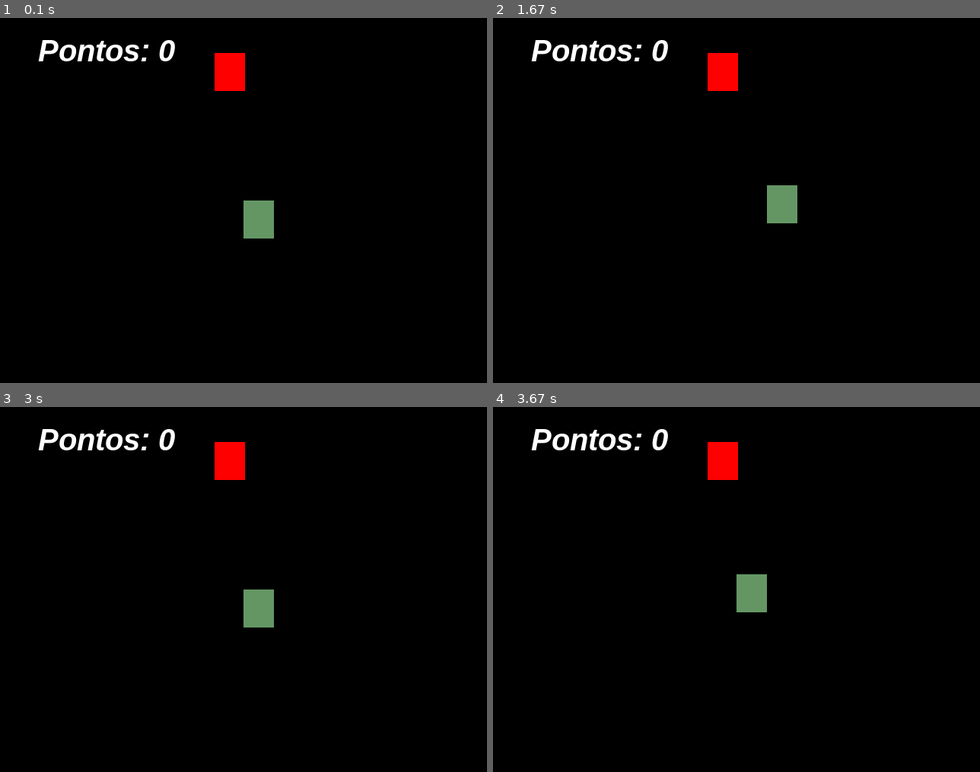
Above: before the commit, frames 1-4 (two rows, left to right).
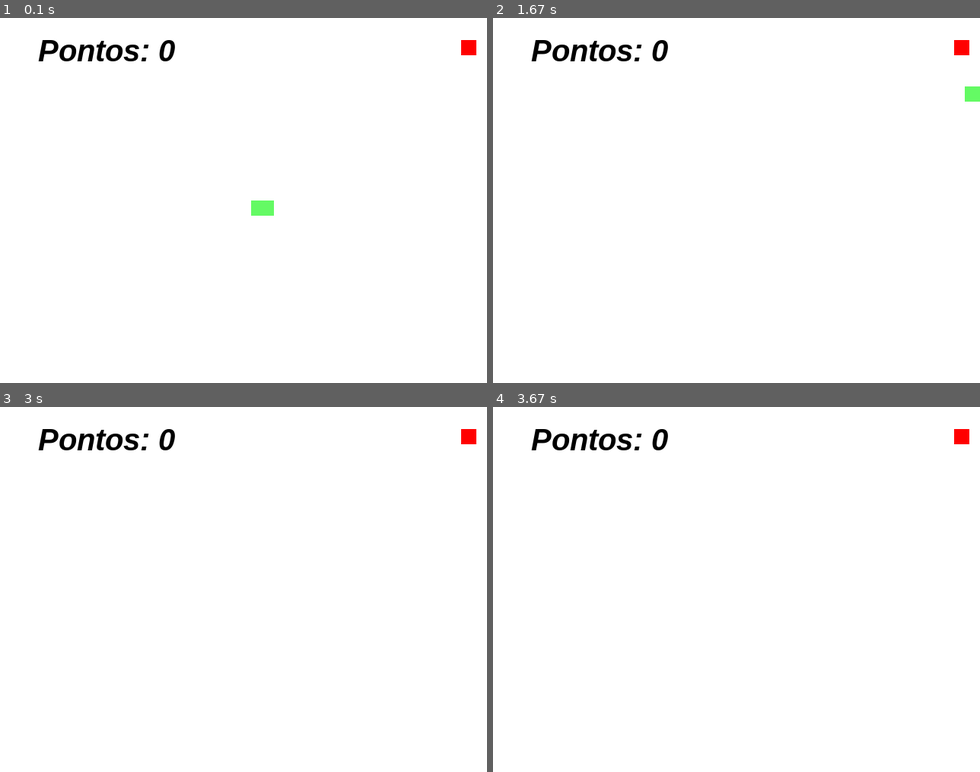
Above: after the commit, the same moments.

Repository: VitorSchneider03/Pyton
Game: pygame game, started from 28pyGame.py
Same seed, same stepped clock (60 frames per second), same inputs: the game is played once before the commit and once after it.
Inputs:
- Up to frame 1 (0.1 s): no input
- Up to frame 2 (1.67 s): hold D 0.33-0.8 s; hold W 0.83-1.3 s; hold D from 1.33 s (still down)
- Up to frame 3 (3 s): release D at 1.8 s; hold A 1.83-2.37 s; hold S 2.4-2.7 s; hold A from 2.73 s (still down)
- Up to frame 4 (3.67 s): release A at 3.13 s; hold W 3.17-3.53 s

The runs differ from the first frame. In frame 1, 100% of the frame differs, in the area x 0-100%, y 0-100%; in frame 2, 100%; in frame 3, 100%; in frame 4, 100%.

Commit message:
PyGame- jogo da cobrinha

Diff:
--- a/28pyGame.py
+++ b/28pyGame.py
@@ -5,67 +5,99 @@
 
 pygame.init()
 
+pygame.mixer.music.set_volume(0.2)
 musica_de_fundo = pygame.mixer.music.load('Arquivos/8BitWalk.mp3')
 pygame.mixer.music.play(-1)
+
 colisao_sound = pygame.mixer.Sound('Arquivos/point.wav')
 
 largura = 640
 altura = 480
-x = largura/2
-y = altura/2
 
-x_boot = randint(0, 600)
-y_boot = randint(0, 430)
+x_cobra = int(largura/2)
+y_cobra = int(altura/2)
+velocidade = 10
+x_controle = velocidade
+y_controle = 0
 
+x_maca = randint(0, 620)
+y_maca = randint(0, 450)
+
+pontos = 0
 fonte = pygame.font.SysFont('arial', 40, True, True)
-pontos = 0
-
-relogio = pygame.time.Clock()
 
 tela = pygame.display.set_mode((largura, altura))
 pygame.display.set_caption('Game')
+relogio = pygame.time.Clock()
+lista_cobra = []
+comprimento_inicial = 5
+
+def aumenta_cobra(lista_cobra):
+    for XeY in lista_cobra:
+        #XeY = [x, y]
+        #XeY[0] = x
+        #XeY[1] = y
+
+        pygame.draw.rect(tela, (100, 250, 100), (XeY[0], XeY[1], 20, 20))
+
 while True:
-    relogio.tick(300)
+    relogio.tick(30)
+    tela.fill((255, 255, 255))
+
     mensagem = f'Pontos: {pontos}'
-    texto_formatado = fonte.render(mensagem, True, (255, 255, 255))
+    texto_formatado = fonte.render(mensagem, True, (0, 0, 0))
+
     for event in pygame.event.get():
-        tela.fill((0, 0, 0))
         if event.type == QUIT:
             pygame.quit()
             exit()
-        '''
+
         if event.type == KEYDOWN:
             if event.key == K_a:
-                x -= 20
+                if x_controle == velocidade:
+                    pass
+                else:
+                    x_controle = -velocidade
+                    y_controle = 0
             if event.key == K_w:
-                y -= 20
+                if y_controle == velocidade:
+                    pass
+                else:
+                    y_controle = -velocidade
+                    x_controle = 0
             if event.key == K_d:
-                x += 20
+                if x_controle == -velocidade:
+                    pass
+                else:
+                    x_controle = velocidade
+                    y_controle = 0
             if event.key == K_s:
-                y += 20
-        '''
-        if pygame.key.get_pressed()[K_a]:
-            if x >= 10:
-                x -= 10
-        if pygame.key.get_pressed()[K_w]:
-            if y >= 10:
-                y -= 10
-        if pygame.key.get_pressed()[K_d]:
-            if x <= 590:
-                x += 10
-        if pygame.key.get_pressed()[K_s]:
-            if y <= 420:
-                y += 10
+                if y_controle == -velocidade:
+                    pass
+                else:
+                    y_controle = velocidade
+                    x_controle = 0
 
-        ret_player = pygame.draw.rect(tela, (100, 150, 100), (x, y, 40, 50))
-        ret_boot = pygame.draw.rect(tela, (255, 0, 0), (x_boot, y_boot, 40, 50))
-        if ret_player.colliderect(ret_boot):
-            colisao_sound.play()
-            x_boot = randint(0, 600)
-            y_boot = randint(0, 430)
-            pontos += 1
-        tela.blit(texto_formatado, (50, 20))
-        pygame.display.update()
+    x_cobra += x_controle
+    y_cobra += y_controle
+    cobra = pygame.draw.rect(tela, (100, 250, 100), (x_cobra, y_cobra, 20, 20))
+    maca = pygame.draw.rect(tela, (255, 0, 0), (x_maca, y_maca, 20, 20))
+    if cobra.colliderect(maca):
+        colisao_sound.play()
+        x_maca = randint(0, 620)
+        y_maca = randint(0, 450)
+        pontos += 1
+        comprimento_inicial += 1
+    lista_cabeca = []
+    lista_cabeca.append(x_cobra)
+    lista_cabeca.append(y_cobra)
+
+    lista_cobra.append(lista_cabeca)
+    if len(lista_cobra) > comprimento_inicial:
+        del lista_cobra[0]
+    aumenta_cobra(lista_cobra)
+    tela.blit(texto_formatado, (50, 20))
+    pygame.display.update()
 
 
 
